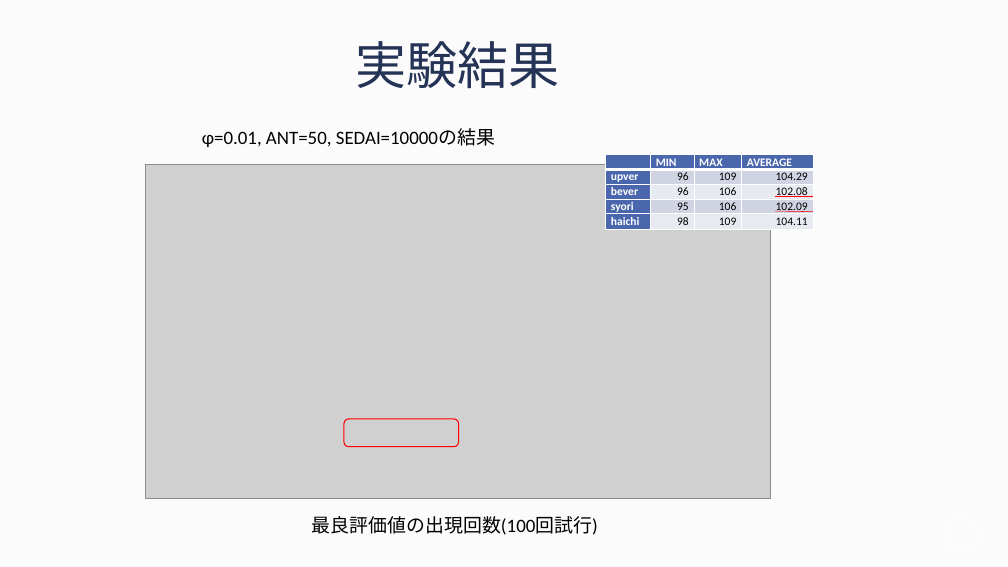
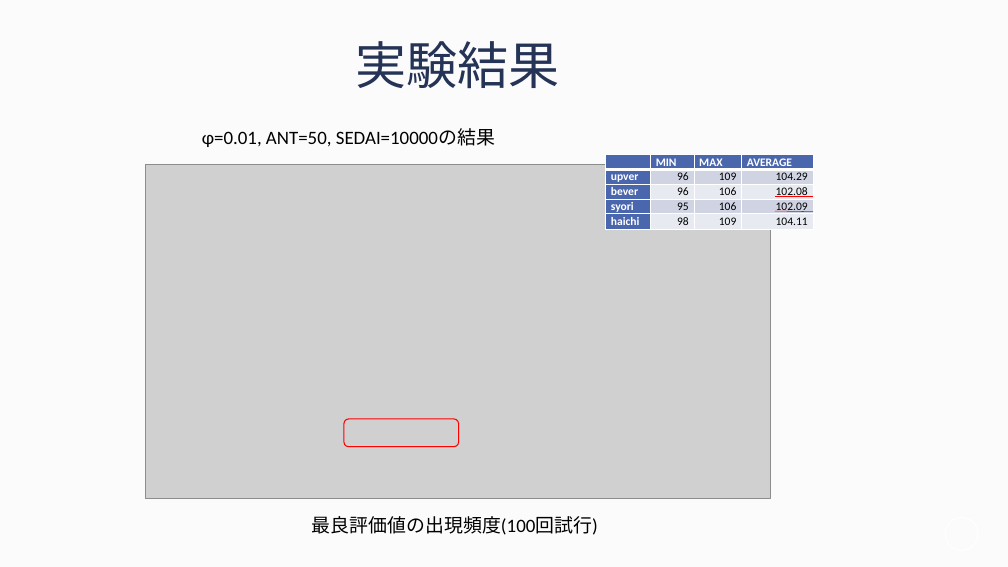
Before and after one commit to Marcy1016/AntColonyOptimization, a slide deck: slide 14 of 実験結果/卒論発表_13H023修.pptx (slide 15 before the commit). Drawn at 1008x567 pixels with LibreOffice and Linux fonts; fonts in the diff are those of the drawing; grey boxes stand for pictures; background and template pictures are left out. Boxes give left, top, right and bottom in pixels: in the first picture for what was removed or moved away, otherwise in the second. Text is boxed around its words. In the diff, an @@ line names an element or a change of style, - is before the commit and + after.

```diff
--- a/実験結果/卒論発表_13H023修.pptx
+++ b/実験結果/卒論発表_13H023修.pptx
@@ text at (x1=312, y1=516, x2=598, y2=535): text changed @@
-最良評価値の出現回数(100回試行)
+最良評価値の出現頻度(100回試行)
```
Also in this commit, not shown: 10 other slides changed, 3 slides added, 1 slide removed.
